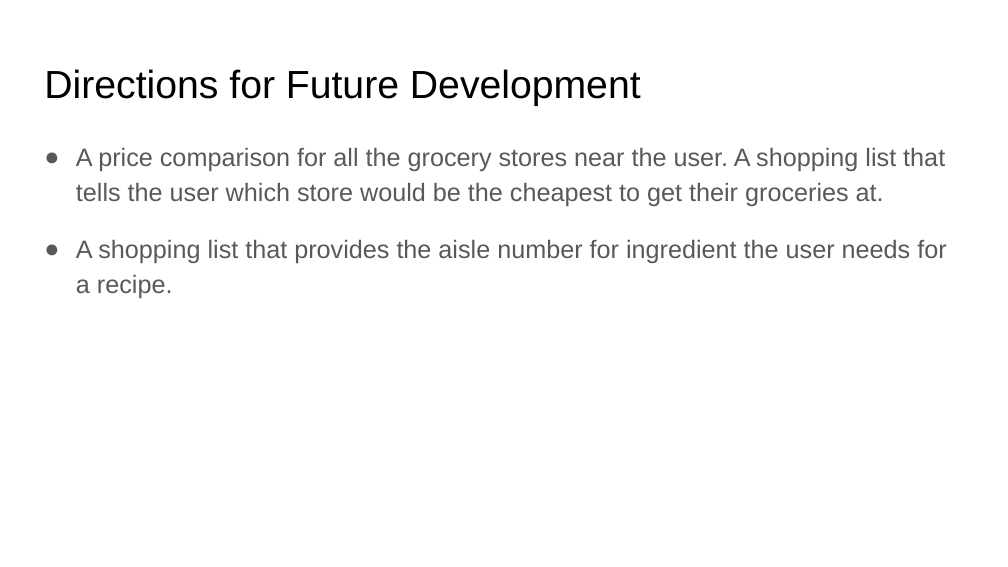
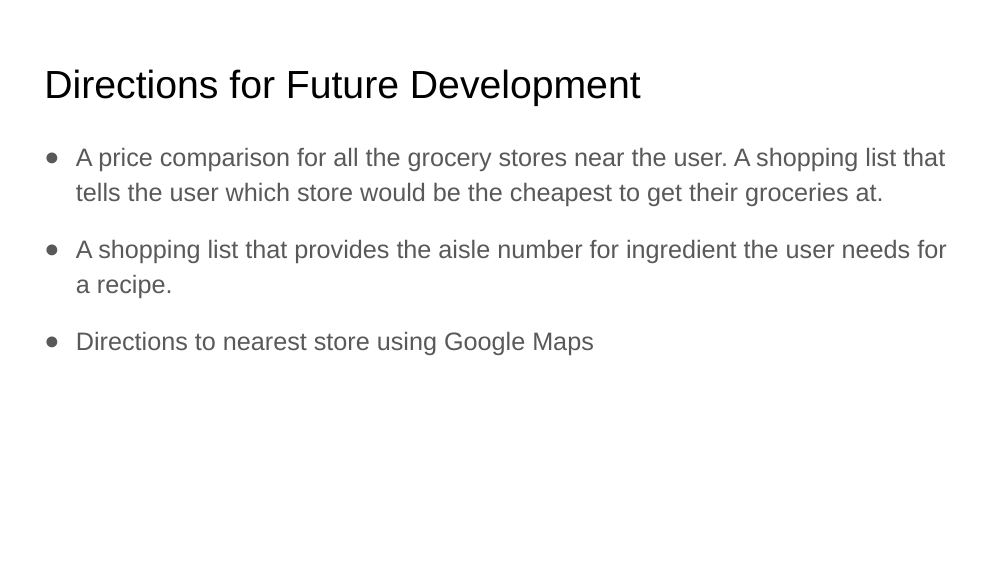
Before and after one commit to dubosews/Meal_Crafter, a slide deck: slide 7 of assets/Meal Crafter.pptx (slide 6 before the commit). Drawn at 1008x567 pixels with LibreOffice and Linux fonts; fonts in the diff are those of the drawing. Boxes give left, top, right and bottom in pixels: in the first picture for what was removed or moved away, otherwise in the second. Text is boxed around its words. In the diff, an @@ line names an element or a change of style, - is before the commit and + after.

```diff
--- a/assets/Meal Crafter.pptx
+++ b/assets/Meal Crafter.pptx
@@ text at [76, 331, 594, 355]: paragraph added @@
+● Directions to nearest store using Google Maps
```
Also in this commit, not shown: 3 other slides changed, 1 slide added, 1 other file.
